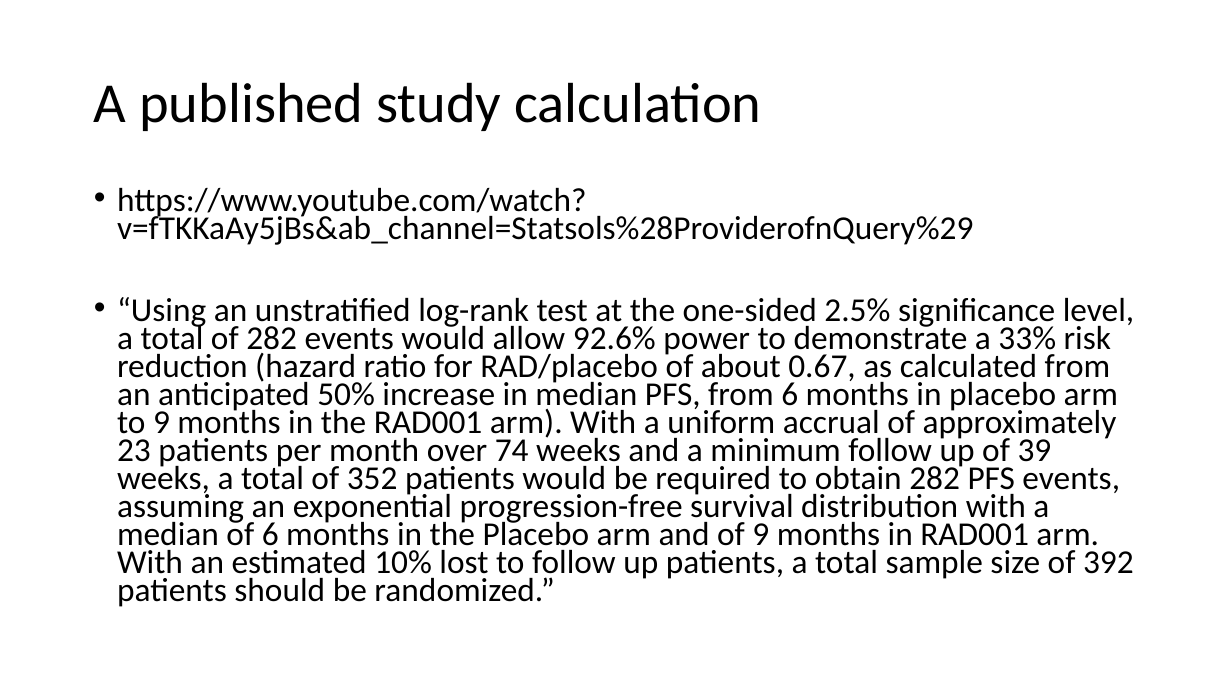
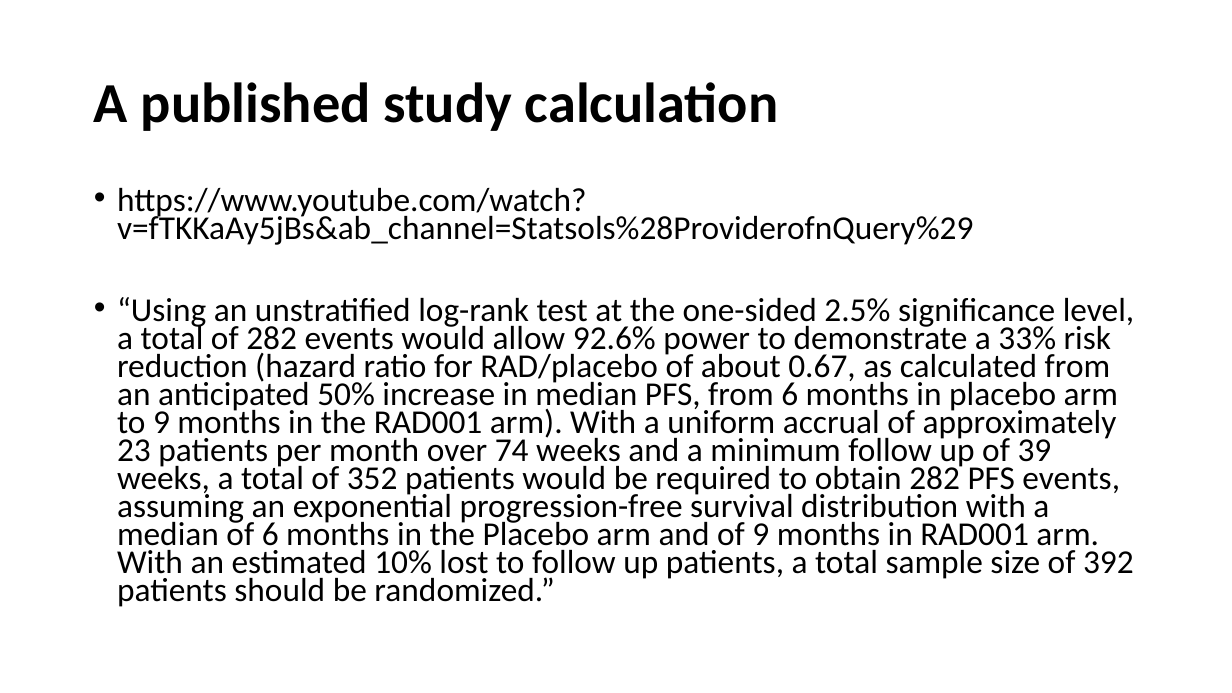
Before and after one commit to eamonn2014/SURVIVAL-POWER, a slide deck: slide 3 of Survival Sample Size Presentation July 2021.odp. Drawn at 1232x693 pixels with LibreOffice and Linux fonts; fonts in the diff are those of the drawing. Boxes give left, top, right and bottom in pixels: in the first picture for what was removed or moved away, otherwise in the second. Text is boxed around its words. In the diff, an @@ line names an element or a change of style, - is before the commit and + after.

```diff
--- a/Survival Sample Size Presentation July 2021.odp
+++ b/Survival Sample Size Presentation July 2021.odp
@@ title "A published study calculation" at bbox=[94, 82, 779, 131]: bold on @@
```
Also in this commit, not shown: 12 other slides changed, 3 slides added, 1 slide removed, 1 other file.
